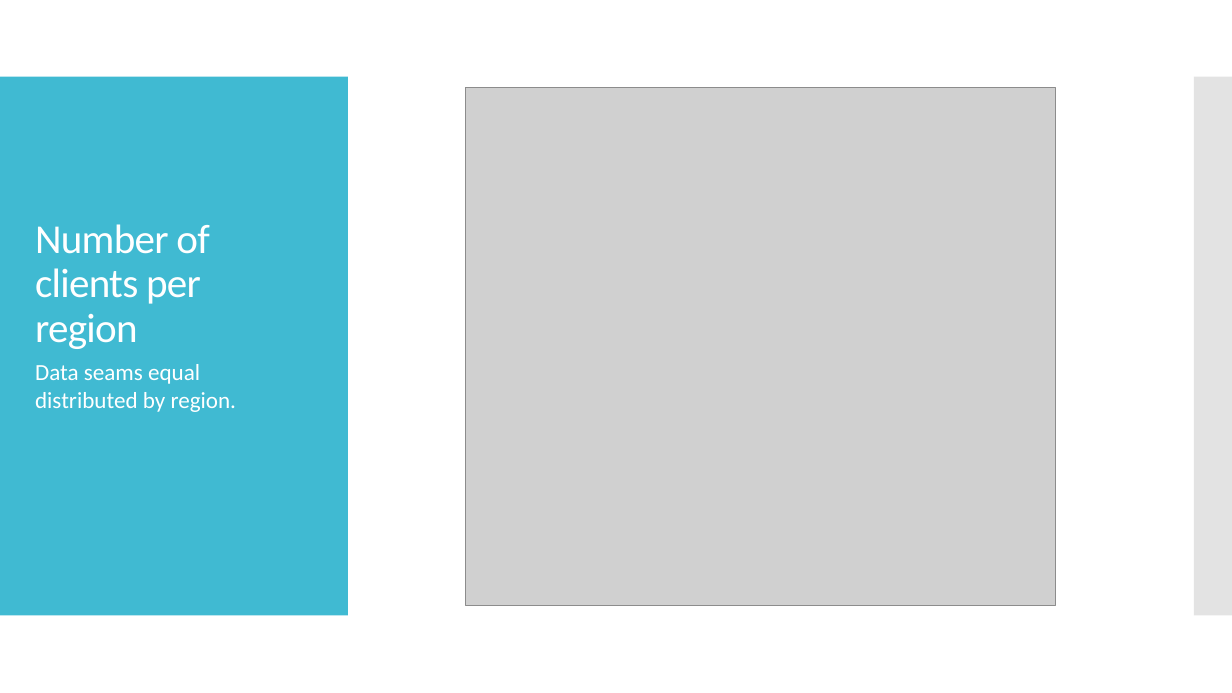
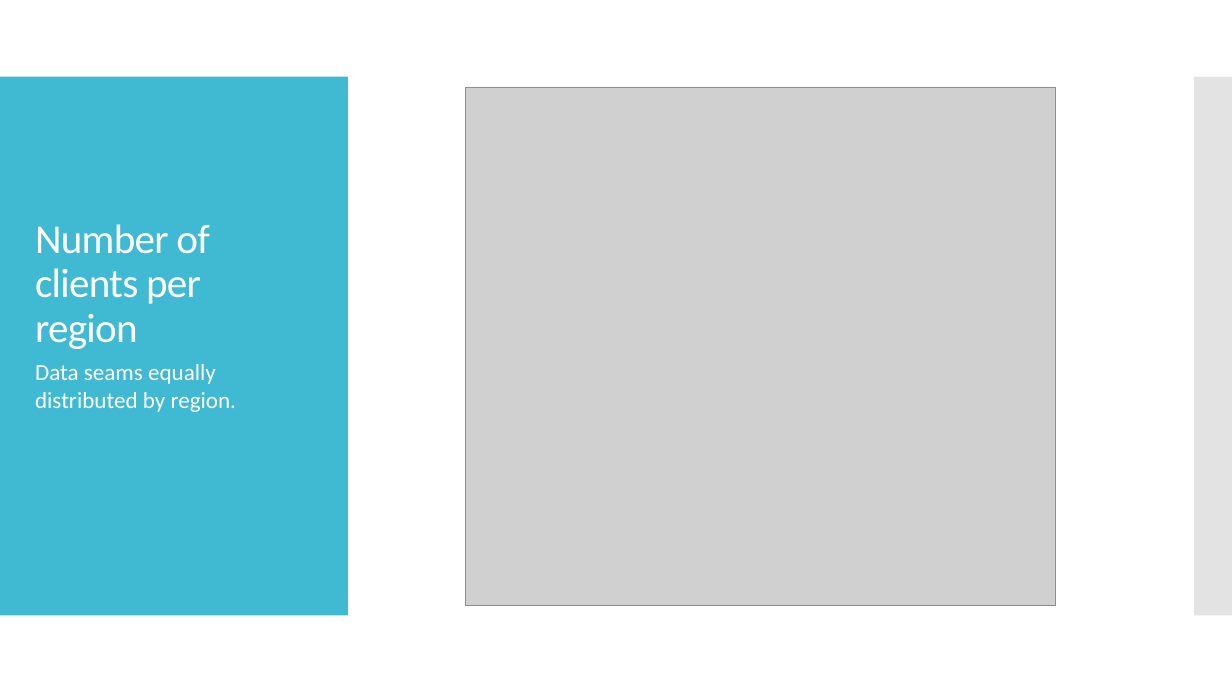
Before and after one commit to jpdias/banking-dm-case-study, a slide deck: slide 7 of Banking Data Mining.pptx. Drawn at 1232x693 pixels with LibreOffice and Linux fonts; fonts in the diff are those of the drawing; grey boxes stand for pictures. Boxes give left, top, right and bottom in pixels: in the first picture for what was removed or moved away, otherwise in the second. Text is boxed around its words. In the diff, an @@ line names an element or a change of style, - is before the commit and + after.

```diff
--- a/Banking Data Mining.pptx
+++ b/Banking Data Mining.pptx
@@ text at <box>35,364,236,412</box>: text changed @@
-Data seams equal distributed by region.
+Data seams equally distributed by region.
```
Also in this commit, not shown: 5 other slides changed.
